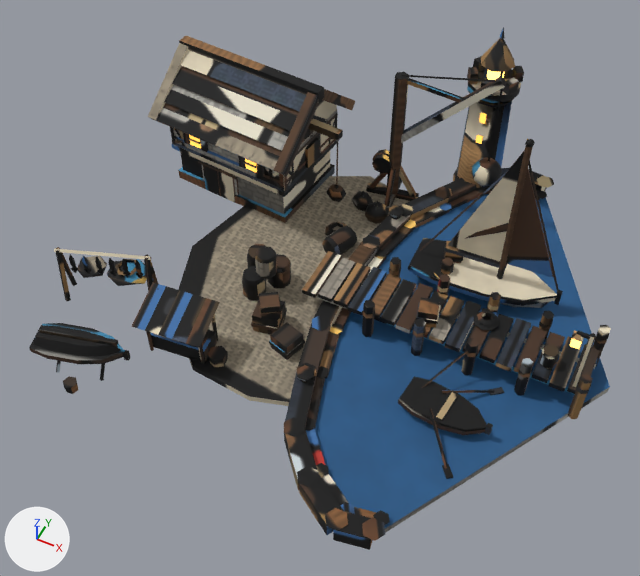
Before and after pictures for a commit that changed the glTF model game/assets/models/port.glb.
Both versions are drawn from a camera (50 mm lens) standing at (0.771, -1.5, 1.852) and looking at (0.093, -0.143, 0.156). Lighting does not change. The marker at lower left points along +X, +Y and +Z. The older version comes first. Vertices at exactly the same position are counted once.

The first picture shows 'port'.
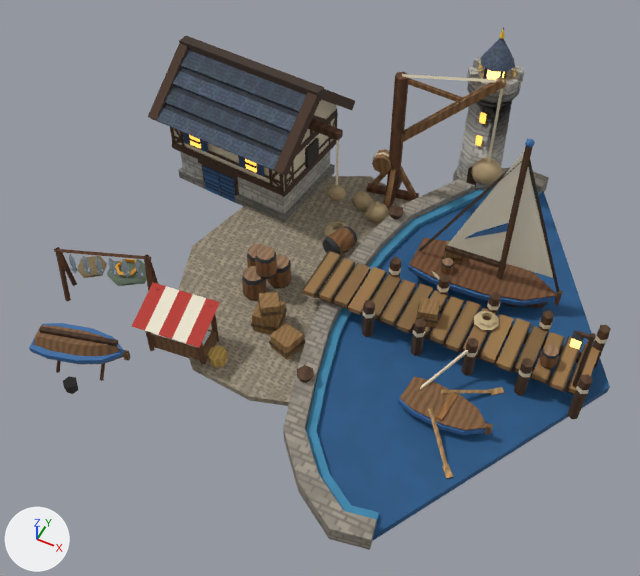
The change, as a diff of the scene's bpy script:
```diff
--- a/game/assets/models/port.glb.py
+++ b/game/assets/models/port.glb.py
@@ me_m @@
 # used by ob_port; location = (0.0, 0.0, 0.0)
-me_m.from_pydata(...)  # 2880 vertices, 3950 faces; spans x -0.631..0.84, y -0.678..0.678, z -0.021..0.551
+me_m.from_pydata(...)  # 2641 vertices, 3709 faces; spans x -0.631..0.84, y -0.68..0.679, z -0.021..0.551
+# me_m part 1: the loose piece of 6 vertices spanning x 0.325..0.33, y 0.458..0.463, z 0.2..0.48 is multiplied about its middle by the matrix ((-0.161, 1.496, -0.573), (-1.6, -0.181, -0.023), (-0.086, 0.567, 1.505)), then moved by (0.233, -0.287, -0.046)
+# me_m part 2: the loose piece of 6 vertices spanning x 0.478..0.643, y 0.169..0.181, z 0.083..0.505 is scaled about its middle by (-1.44, -1.46, 1), then moved by (-0.196, -0.008, 0.0)
+# me_m part 3: the loose piece of 6 vertices spanning x 0.298..0.362, y 0.053..0.122, z 0.068..0.112 is multiplied about its middle by the matrix ((-0.496, -1.656, 0.052), (1.656, -0.493, 0.088), (-0.07, 0.076, 1.727)), then moved by (0.13, -0.27, -0.01)
+# me_m part 4: the loose piece of 6 vertices spanning x -0.072..-0.067, y 0.288..0.293, z 0.1..0.276 is scaled about its middle by (1.5, 1.5, 1)
+# me_m part 5: the loose piece of 8 vertices spanning x -0.277..-0.265, y -0.413..-0.401, z -0.005..0.13 is scaled about its middle by (1.33, 1.33, 1)
+# me_m part 6: the loose piece of 8 vertices spanning x -0.127..-0.115, y -0.398..-0.386, z -0.005..0.13 is scaled about its middle by (1.33, 1.33, 1)
+# me_m part 7: the loose piece of 8 vertices spanning x -0.135..-0.123, y -0.319..-0.307, z -0.005..0.155 is scaled about its middle by (1.33, 1.33, 1)
+# me_m part 8: the loose piece of 4 vertices spanning x 0.261..0.279, y 0.539, z 0.19..0.225 is moved by (0.0, -0.002, 0.0)
+# me_m part 9: the loose piece of 8 vertices spanning x 0.464..0.56, y -0.409..-0.294, z 0.012..0.063 is rebuilt with 8 vertices and now spans x 0.463..0.561, y -0.41..-0.293, z 0.011..0.064
+# me_m part 10: the loose piece of 8 vertices spanning x 0.471..0.585, y -0.24..-0.145, z 0.012..0.063 is rebuilt with 8 vertices and now spans x 0.47..0.586, y -0.241..-0.143, z 0.011..0.064
+# me_m part 11: a new loose piece of 52 vertices spanning x 0.119..0.467, y -0.624..0.624, z 0.002..0.026, in mat_baked (picture img_bake)
+# me_m part 12: 30 loose pieces with 179 vertices, spanning x 0.06..0.502, y -0.677..0.677, z 0.028..0.505, are deleted
+# me_m part 13
+# 178 vertices are removed from x 0.066..0.478, y -0.678..0.678, z -0.005..0.045
+# 292 faces are deleted
+# 4 vertices move from x 0.261..0.385, y 0.539..0.628, z -0.005..0.305 to x 0.112..0.395, y 0.34..0.627, z -0.005..0.305
+# 46 vertices are added at x 0.059..0.394, y -0.68..0.679, z -0.005..0.484
+# 20 new vertices lie (0.0, 0.0, 0.05) away from vertices in x 0.066..0.394, y -0.68..0.679, z -0.005
+# 102 new faces join them, mat_baked (picture img_bake)
+# 2 new faces join them, mat_win_lit (orange #ffcf6b, glowing orange #ffb84a)
+# me_m part 14: 3405 kept faces spanning x -0.631..0.84, y -0.662..0.675, z -0.021..0.551 get new texture (UV) coordinates
+# other edits to the shape of me_m do not show in these pictures
 me_m.materials.append(mat_baked)
```

Changed parts and their boxes [x1, y1, x2, y2] in the pictures (640 x 576 px; the box of a moved part takes in the faces that stretch with it):
part 1 of me_m, moved or reshaped
    before: [488, 81, 504, 162]
    after: [528, 160, 560, 292]
part 2 of me_m, moved or reshaped
    before: [528, 160, 559, 292]
    after: [419, 161, 522, 252]
part 3 of me_m, moved or reshaped (mostly hidden before)
    before: [433, 272, 439, 279]
    after: [420, 350, 468, 389]
part 4 of me_m, moved or reshaped
    before: [336, 140, 338, 185]
    after: [336, 140, 339, 185]
part 5 of me_m, moved or reshaped
    before: [146, 331, 154, 351]
    after: [145, 331, 155, 351]
part 6 of me_m, moved or reshaped
    before: [198, 343, 205, 364]
    after: [198, 343, 206, 365]
part 7 of me_m, moved or reshaped
    before: [210, 305, 218, 341]
    after: [209, 305, 219, 341]
part 8 of me_m, moved or reshaped
    before: [476, 135, 483, 144]
    after: [475, 135, 483, 146]
part 9 of me_m, rebuilt (10% wider)
    before: [429, 408, 448, 469]
    after: [428, 408, 449, 469]
part 10 of me_m, rebuilt
    before: [441, 390, 494, 393]
    after: [441, 390, 495, 393]
part 11 of me_m, added
    after: [306, 185, 540, 523]
part 12 of me_m, deleted
    before: [284, 75, 554, 541]
part 13 of me_m, reshaped
    before: [179, 113, 546, 550]
    after: [283, 74, 549, 550]
part 14 of me_m, surface changed
    both: [29, 27, 611, 548]
